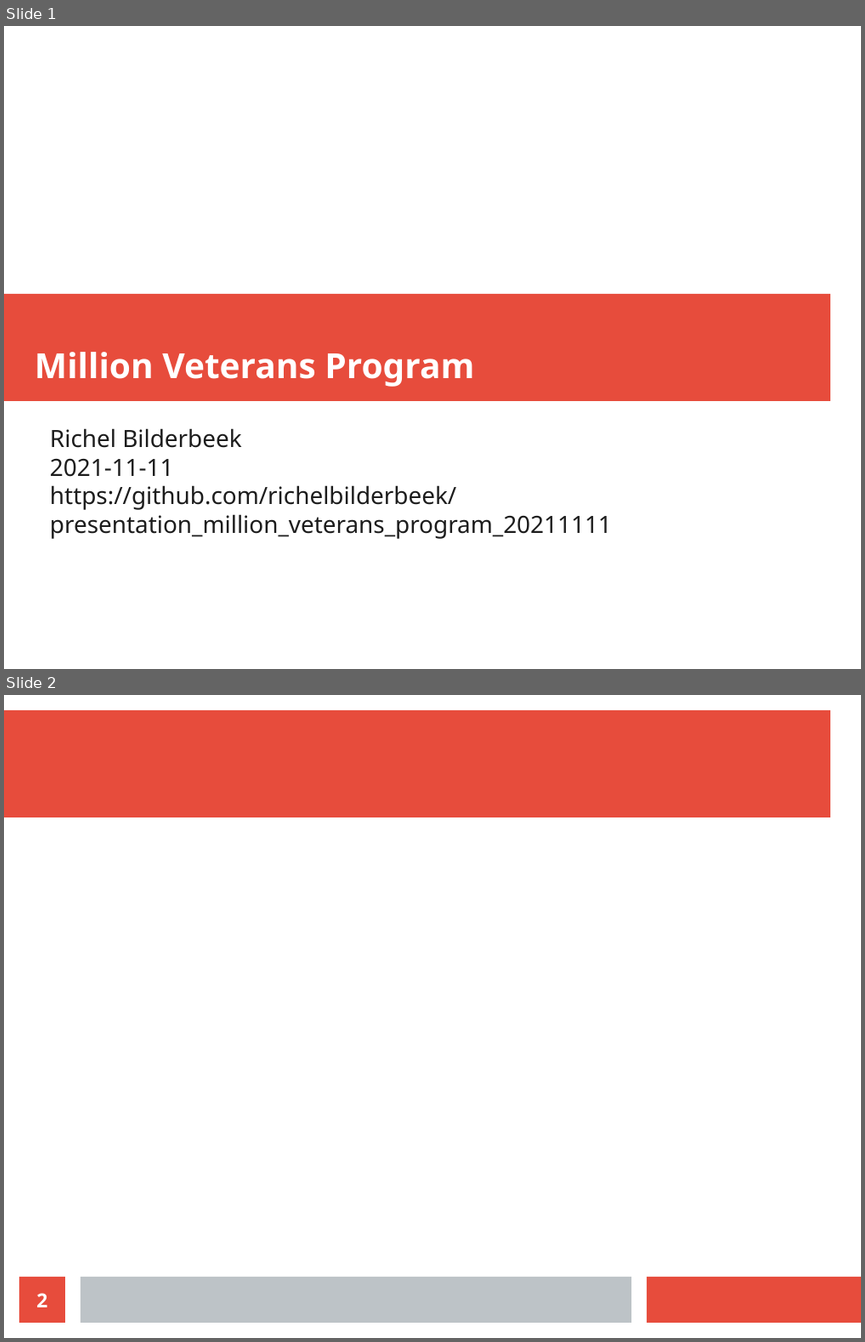
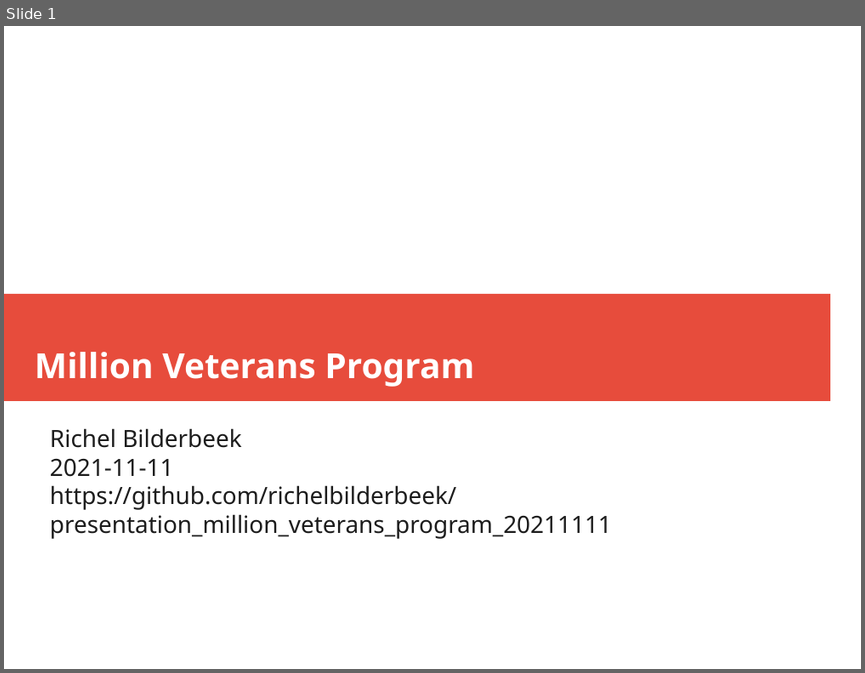
Before and after one commit to richelbilderbeek/presentation_million_veterans_program_20211111, a slide deck: presentation_million_veterans_program_20211111.odp. Shown one above the other, each under a label of ours: slides 1 and 2 before the commit, slide 1 after it. The pictures are 865x1342 and 865x673 pixels, drawn with LibreOffice and Linux fonts; fonts in the diff are those of the drawing. Boxes give left, top, right and bottom in pixels: in the first picture for what was removed or moved away, otherwise in the second. Text is boxed around its words. In the diff, an @@ line names an element or a change of style, - is before the commit and + after.

```diff
--- a/presentation_million_veterans_program_20211111.odp
+++ b/presentation_million_veterans_program_20211111.odp
@@ slide 2 removed at (4,695,861,1338), background #FFFFFF @@
@@ rectangle removed at (4,710,830,818) @@
@@ page number removed at (19,1276,65,1322) @@
-2
@@ rectangle removed at (80,1276,631,1322) @@
@@ rectangle removed at (647,1276,861,1322) @@
```
Also in this commit, not shown: 8 slides added, 2 other files.
